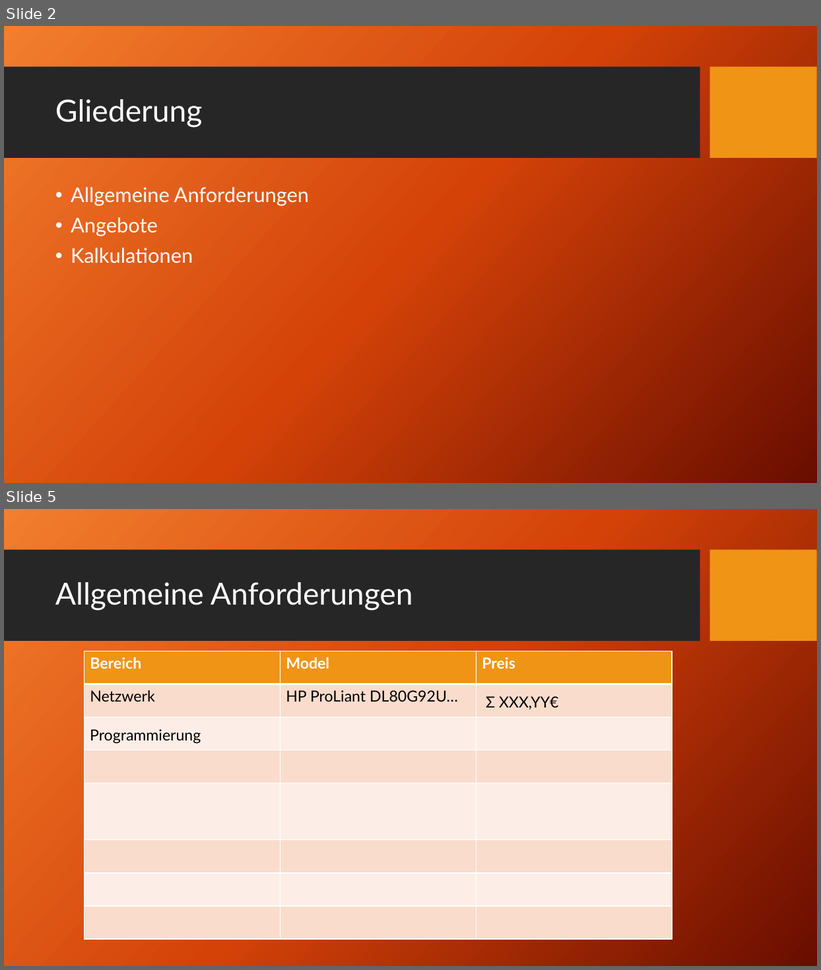
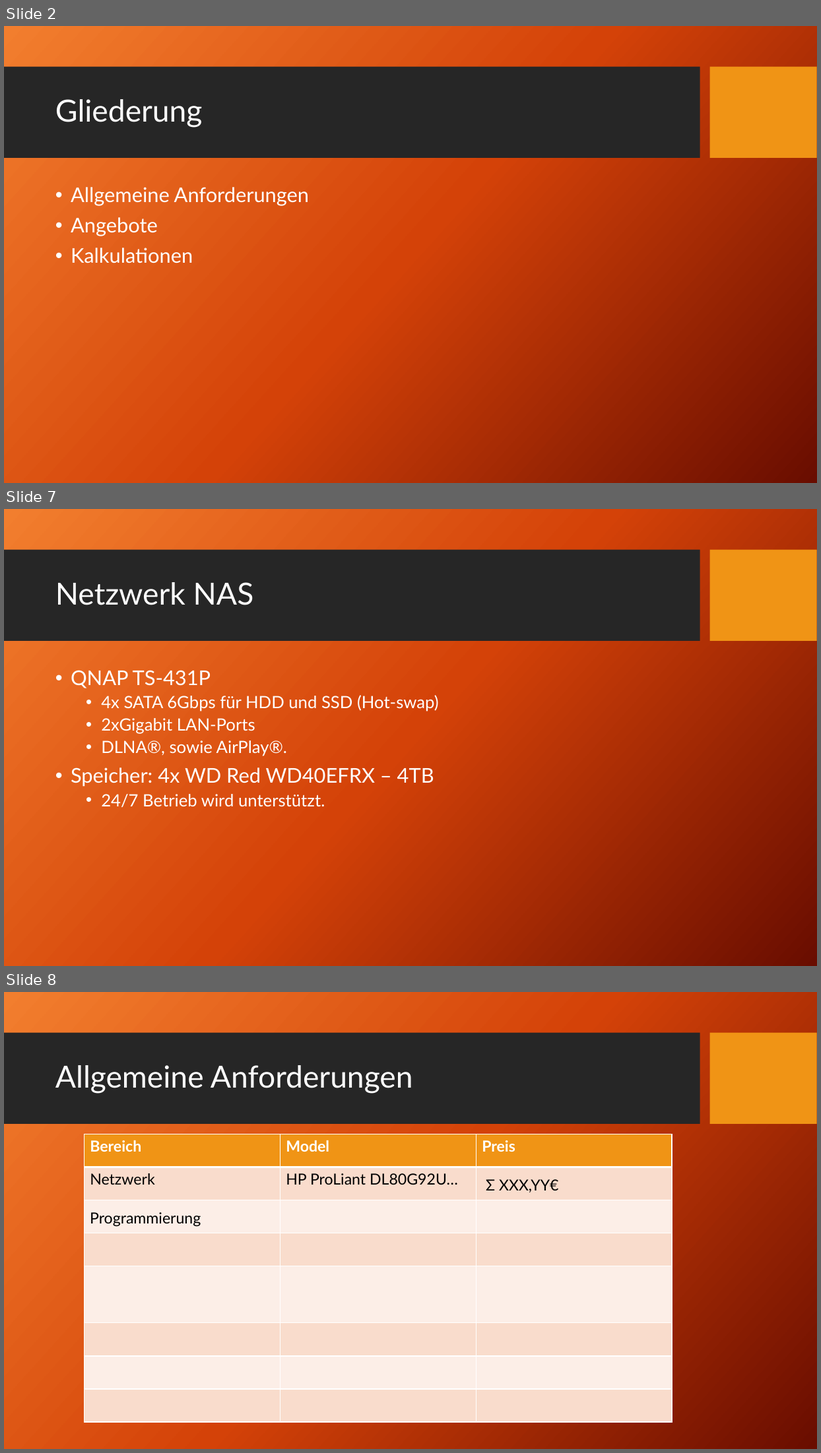
Before and after one commit to HaJaReDeluxe/mintBerryCrunchGames, a slide deck: Angebot für mintBerryCrunchGames GmbH.pptx. Shown one above the other, each under a label of ours: slides 2 and 5 before the commit, slides 2, 7 and 8 after it; the slides between them are not shown. The pictures are 821x970 and 821x1453 pixels, drawn with LibreOffice and Linux fonts; fonts in the diff are those of the drawing; background and template pictures are left out. Boxes give left, top, right and bottom in pixels: in the first picture for what was removed or moved away, otherwise in the second. Text is boxed around its words. In the diff, an @@ line names an element or a change of style, - is before the commit and + after.

```diff
--- a/Angebot für mintBerryCrunchGames GmbH.pptx
+++ b/Angebot für mintBerryCrunchGames GmbH.pptx
@@ slide 7 added at (x1=4, y1=509, x2=817, y2=966), background picture (left out); not listed: 2 template elements that a slide beside it also shows @@
@@ title added at (x1=55, y1=582, x2=254, y2=605), 36 pt, text #FFFFFF @@
+Netzwerk NAS
@@ text added at (x1=71, y1=670, x2=439, y2=807), 20 pt, text #FFFFFF @@
+• QNAP TS-431P
+  • 4x SATA 6Gbps für HDD und SSD (Hot-swap)
+  • 2xGigabit LAN-Ports
+  • DLNA®, sowie AirPlay®.
+• Speicher: 4x WD Red WD40EFRX – 4TB
+  • 24/7 Betrieb wird unterstützt.
@@ what was slide 5 is now slide 8 @@
```
Also in this commit, not shown: 2 slides changed, 10 other slides added, 2 slides removed, 2 other files.
